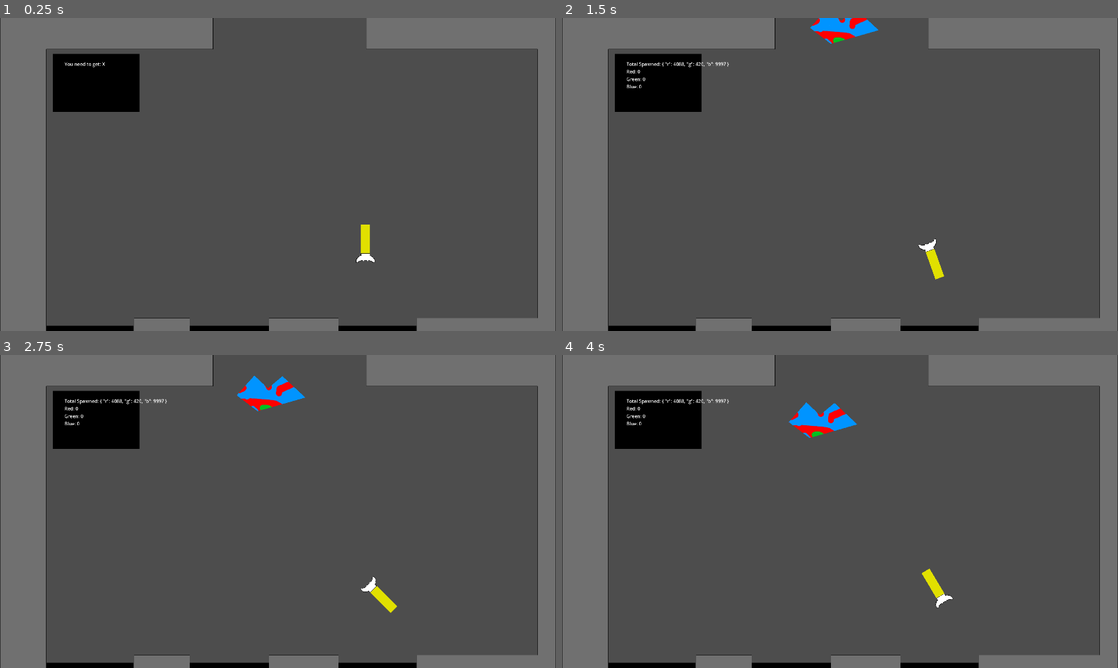
Above: before the commit, frames 1-4 (two rows, left to right).
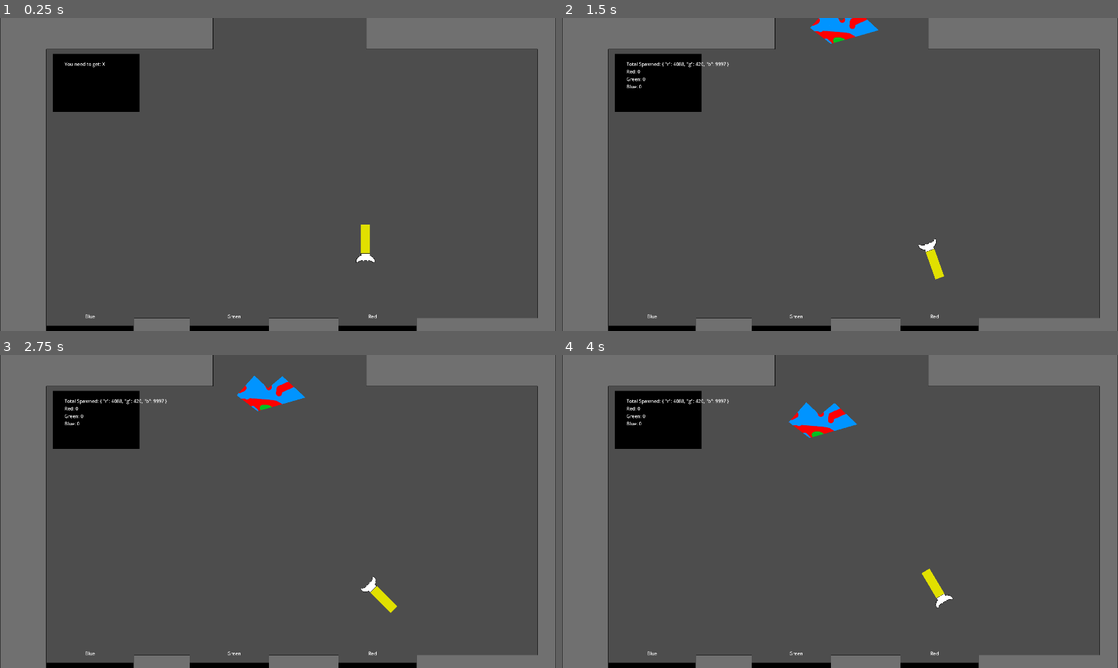
Above: after the commit, the same moments.

Repository: CWmain/SpaceJunkGame
Game: Godot game, scene res://Levels/main_level.tscn
Two runs of this game, one before a commit and one after it. Both use one fixed random seed, a clock stepped at 60 frames per second and the inputs below.
Inputs (mouse positions are in pixels of both pictures, inside the frame that each line leads up to):
- Up to frame 1 (0.25 s): no input
- Up to frame 2 (1.5 s): tap Enter at 0.5 s; move the mouse to (962, 158) at 0.52 s; hold D (TurnRight) from 0.53 s (still down); click (962, 158) at 0.6 s; tap W (Accelerate) at 0.77 s; move the mouse to (728, 190) at 1.27 s; tap S (Stop) at 1.35 s
- Up to frame 3 (2.75 s): tap W (Accelerate) at 1.52 s; move the mouse to (333, 442) at 2.02 s; release D (TurnRight) at 2.03 s; hold A (TurnLeft) from 2.03 s (still down); tap T (Tether) at 2.1 s
- Up to frame 4 (4 s): move the mouse to (812, 574) at 2.77 s; release A (TurnLeft) at 2.78 s; hold D (TurnRight) from 2.78 s (still down); click (812, 574) at 2.85 s; tap W (Accelerate) at 3.02, 3.77 s; move the mouse to (1006, 558) at 3.52 s; hold S (Stop) from 3.53 s (still down)

The runs differ from the first frame. In frame 1, less than 0.1% of the frame differs, in the area x 15-68%, y 94-96%; in frame 2, less than 0.1%; in frame 3, less than 0.1%; in frame 4, less than 0.1%.

Commit message:
Added label above collection box to identify what color they want

Diff:
--- a/Objects/collection/collection.gd
+++ b/Objects/collection/collection.gd
@@ -6,9 +6,12 @@
 @export var myID : String = "ERROR"
 @export var pixel_counter: SubViewport
 
+@onready var label = $Label
+
 
 func _ready():
 	assert(myID != "ERROR")
+	label.text = myID
 
 func _process(_delta):
 	pass
--- a/Objects/collection/collection.tscn
+++ b/Objects/collection/collection.tscn
@@ -22,4 +22,10 @@
 [node name="CollisionShape2D" type="CollisionShape2D" parent="CollectionHitBox"]
 shape = SubResource("RectangleShape2D_tg8pj")
 
+[node name="Label" type="Label" parent="."]
+offset_left = -17.0
+offset_top = -194.0
+offset_right = 23.0
+offset_bottom = -171.0
+
 [connection signal="body_entered" from="CollectionHitBox" to="." method="_on_collection_hit_box_body_entered"]
